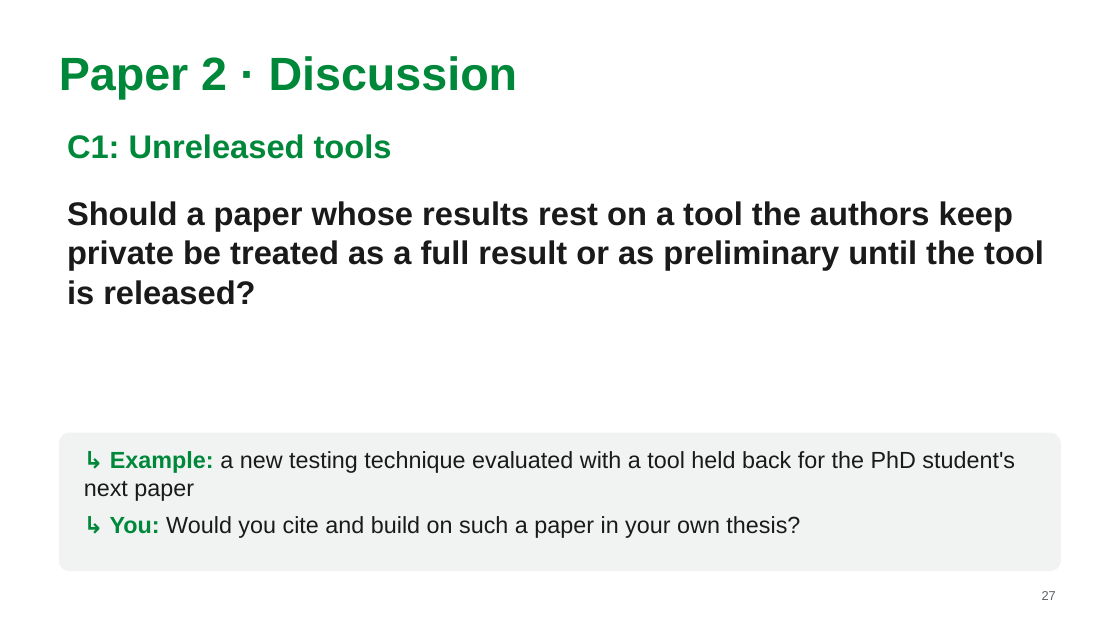
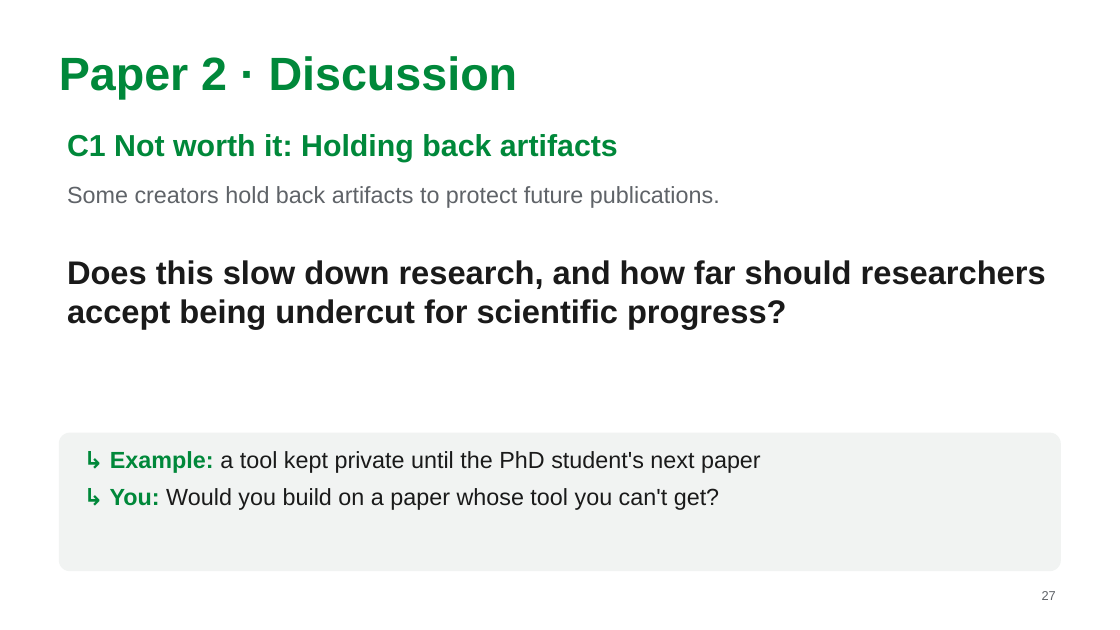
Before and after one commit to MarkAndreDuesing/Reprod_Docs_And_Notes, a slide deck: slide 27 of Vorl_2/slides/lecture2-team-paper2.pptx. Drawn at 1120x630 pixels with LibreOffice and Linux fonts; fonts in the diff are those of the drawing. Boxes give left, top, right and bottom in pixels: in the first picture for what was removed or moved away, otherwise in the second. Text is boxed around its words. In the diff, an @@ line names an element or a change of style, - is before the commit and + after.

```diff
--- a/Vorl_2/slides/lecture2-team-paper2.pptx
+++ b/Vorl_2/slides/lecture2-team-paper2.pptx
@@ text at <box>67,134,618,162</box>: text changed; size 28 to 26 pt @@
-C1: Unreleased tools
+C1 Not worth it: Holding back artifacts
@@ text removed at <box>67,201,1044,305</box> @@
-Should a paper whose results rest on a tool the authors keep private be treated as a full result or as preliminary until the tool is released?
@@ text added at <box>67,186,720,208</box>, 20 pt, text #5F6368 @@
+Some creators hold back artifacts to protect future publications.
@@ text added at <box>67,260,1046,329</box>, 28 pt, text #1A1A1A, bold @@
+Does this slow down research, and how far should researchers accept being undercut for scientific progress?
@@ text at <box>110,451,761,510</box>: text changed @@
-↳ Example: a new testing technique evaluated with a tool held back for the PhD student's next paper
-↳ You: Would you cite and build on such a paper in your own thesis?
+↳ Example: a tool kept private until the PhD student's next paper
+↳ You: Would you build on a paper whose tool you can't get?
```
Also in this commit, not shown: 18 other slides changed, 2 other files.
